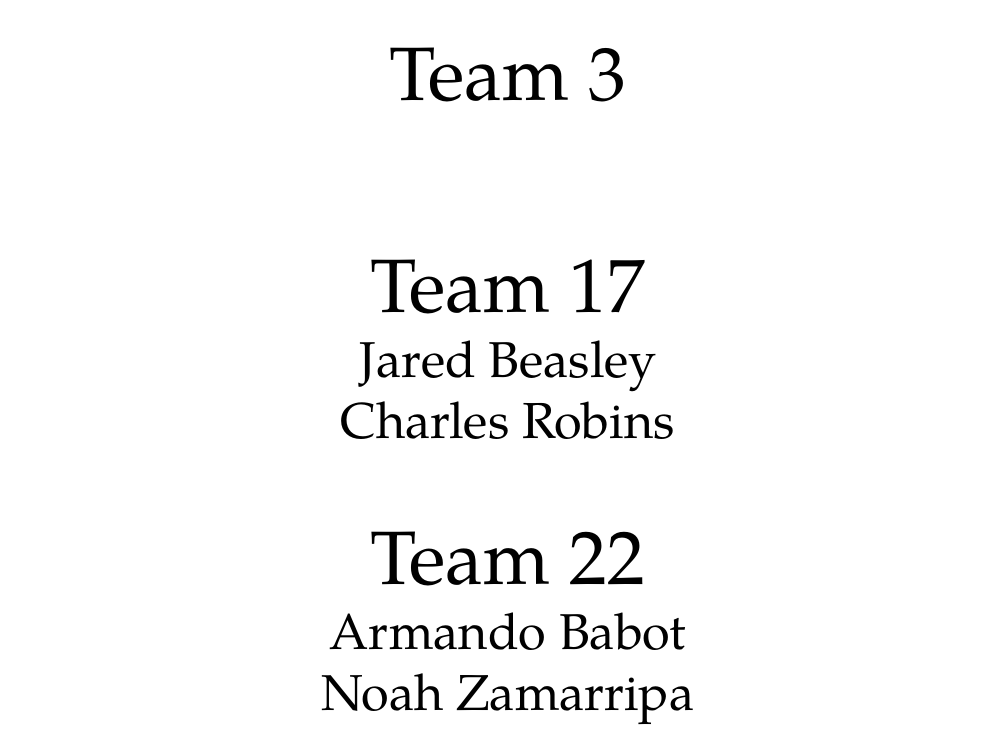
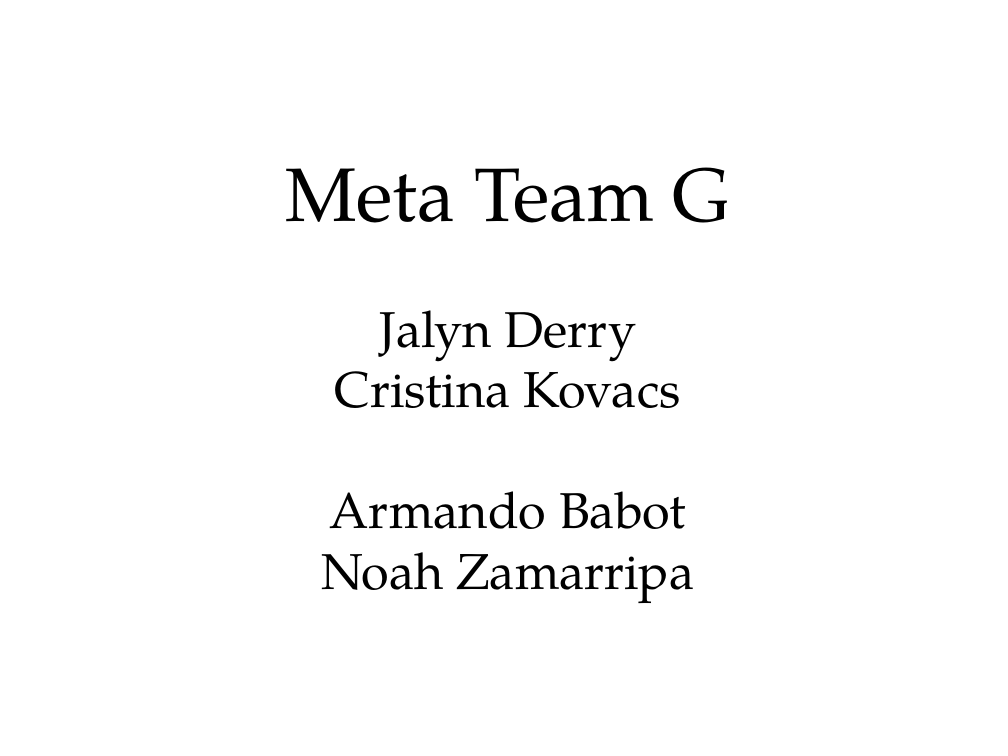
Before and after one commit to texas-robocamp/texas-robocamp.github.io, a slide deck: slide 10 of forms/robocamp_rows.odp (slide 4 before the commit). Drawn at 1008x756 pixels with LibreOffice and Linux fonts; fonts in the diff are those of the drawing; background and template pictures are left out. Boxes give left, top, right and bottom in pixels: in the first picture for what was removed or moved away, otherwise in the second. Text is boxed around its words. In the diff, an @@ line names an element or a change of style, - is before the commit and + after.

```diff
--- a/forms/robocamp_rows.odp
+++ b/forms/robocamp_rows.odp
@@ text at bbox=[285, 167, 731, 408]: text changed @@
-Team 3
-Team 17
-Jared Beasley
-Charles Robins
-Team 22
+Meta Team G
+Jalyn Derry
+Cristina Kovacs
```
Also in this commit, not shown: 6 other slides changed, 2 slides added, 1 slide removed, 8 other files.
